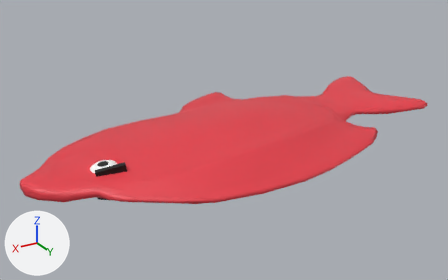
Two versions of the FBX model Assets/Models-Animations/ObjectModel/NewModels/RedFish.fbx, one commit apart.
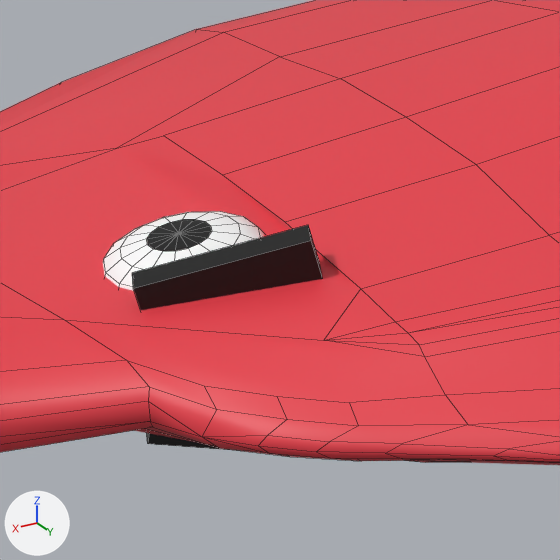
Old and new are each drawn whole from a 50 mm camera at (1.64, 2.772, 1.432) aimed at (-0.029, -0.01, 0.041) and again close up on the part from 16% to 37% of the width and 44% to 78% of the height. Lighting does not change. The marker at lower left points along +X, +Y and +Z. The close-ups show mesh edges as thin lines. Where no turn or scale is listed for an object, it has been applied to the vertices.

Names of what the first close-up shows: 'Eyes', 'Fish'.
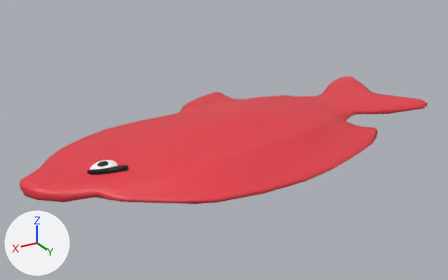
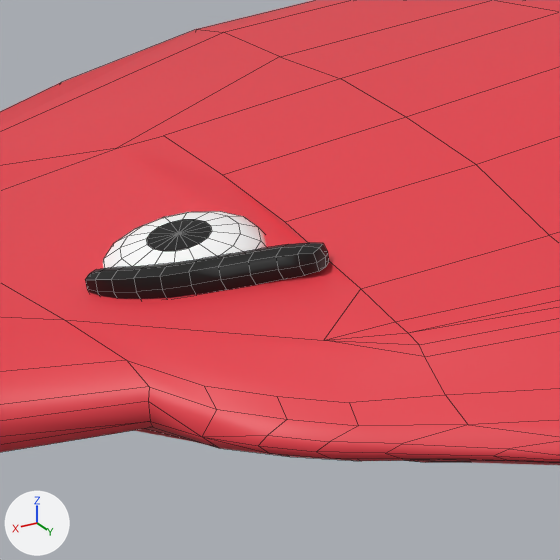
What changed in the scene script:
```text
Change me_cube_002:
    where me_cube_002.from_pydata(...)  # 178 vertices, 172 faces; spans x 0.977..1.128, y 0.054..0.237, z -0.099..0.099
    used by ob_eyes; location = (-0.306, 0.054, 0.087)
    remove me_cube_002.materials.append(mat_material_007)  # black #000000
    me_cube_002 part 1: the loose piece of 8 vertices spanning x 0.977..1.126, y 0.166..0.237, z 0.031..0.099 is deleted
    me_cube_002 part 2: the loose piece of 8 vertices spanning x 0.977..1.126, y 0.166..0.237, z -0.099..-0.031 is deleted
Add me_cube_004:
    me_cube_004.from_pydata(...)  # 180 vertices, 176 faces; spans x 0.973..1.146, y 0.122..0.232, z -0.084..0.084
    me_cube_004.materials.append(mat_material_007)  # black #000000
Add ob_eyebrows:
    ob_eyebrows = bpy.data.objects.new('EyeBrows', me_cube_004)
    ob_eyebrows.location = (-0.306, 0.054, 0.087)
```

What differs and where, as boxes [x1, y1, x2, y2] in the close-ups (560 x 560 px):
'Eyes', reshaped
    before: [103, 211, 323, 450]
    after: [103, 211, 266, 268]
'EyeBrows', added
    after: [85, 243, 329, 299]
part 1 of me_cube_002, deleted
    before: [132, 225, 323, 310]
part 2 of me_cube_002, deleted (black)
    before: [147, 433, 229, 450]
